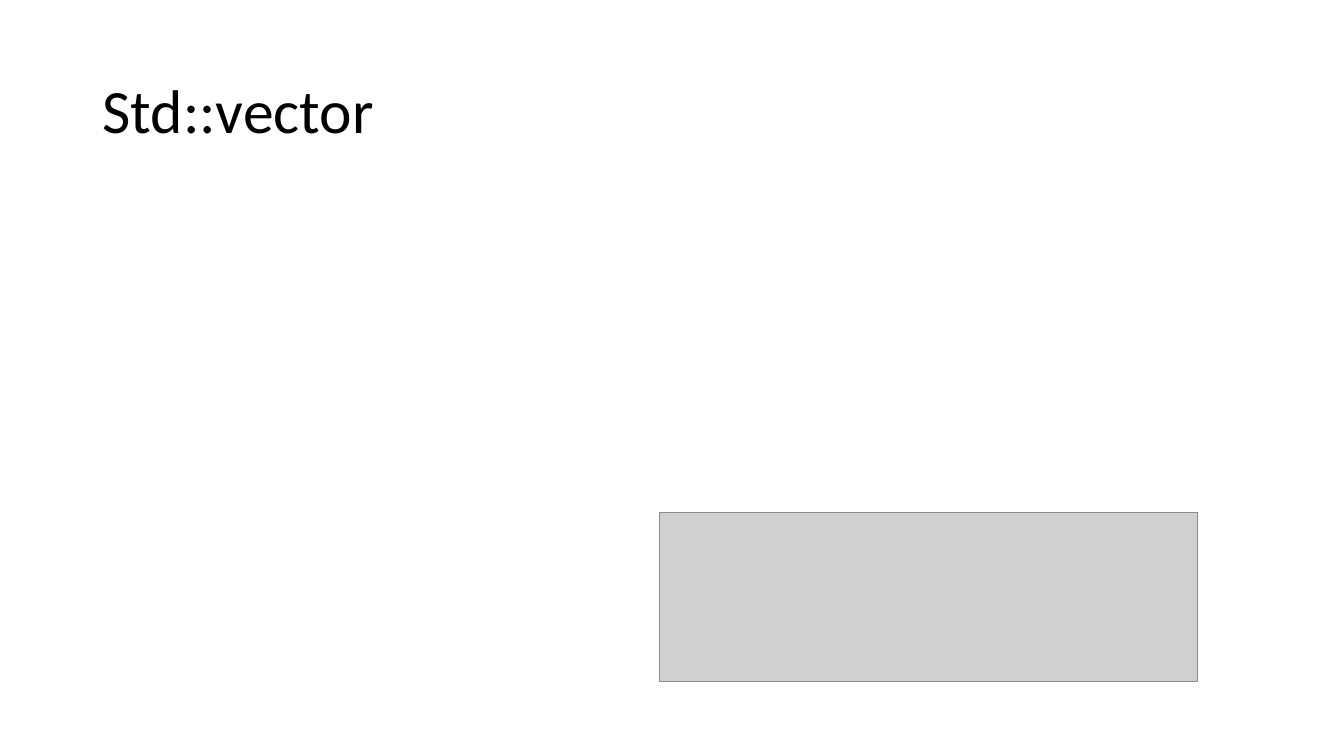
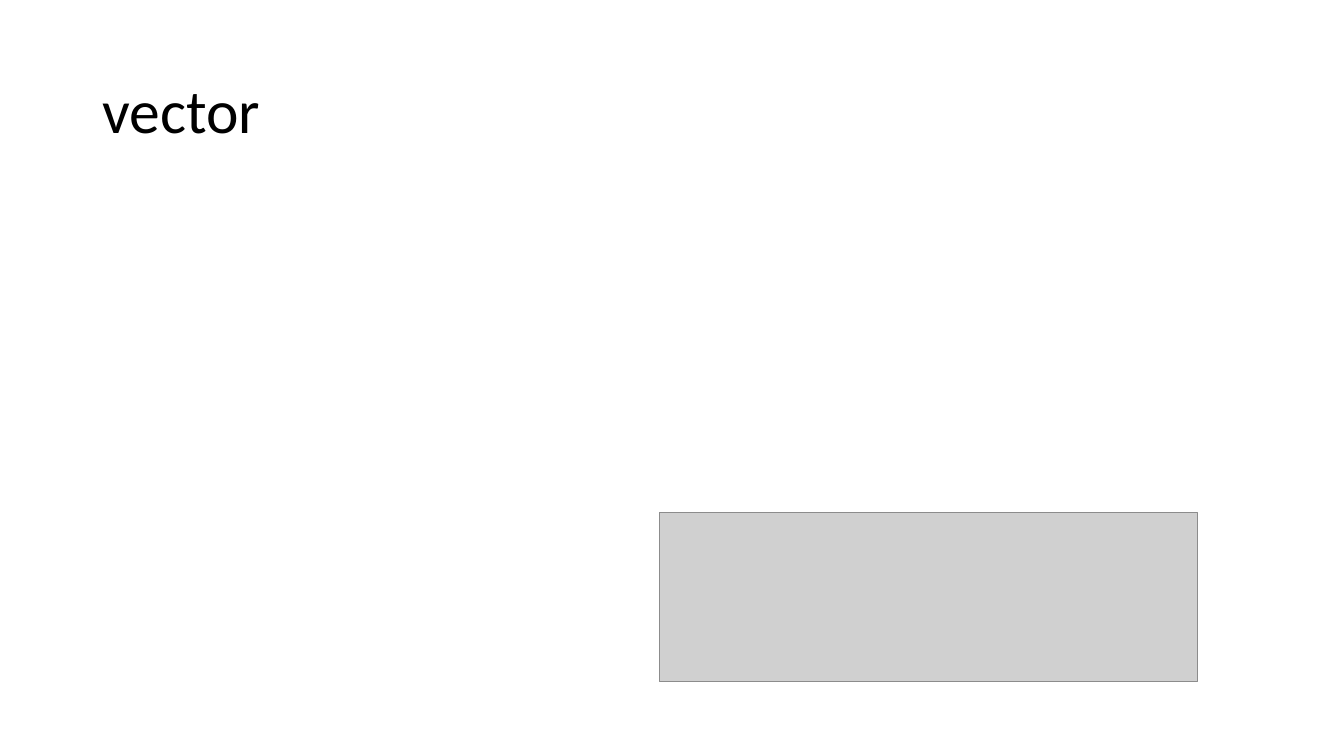
Before and after one commit to muksiddheswar/CPP-Examples, a slide deck: slide 4 of STL/STL_Presentation.pptx. Drawn at 1344x756 pixels with LibreOffice and Linux fonts; fonts in the diff are those of the drawing; grey boxes stand for pictures. Boxes give left, top, right and bottom in pixels: in the first picture for what was removed or moved away, otherwise in the second. Text is boxed around its words. In the diff, an @@ line names an element or a change of style, - is before the commit and + after.

```diff
--- a/STL/STL_Presentation.pptx
+++ b/STL/STL_Presentation.pptx
@@ title at (102,94,260,134): text changed @@
-Std::vector
+vector
```
Also in this commit, not shown: 4 other slides changed, 1 slide added, 2 slides removed.
